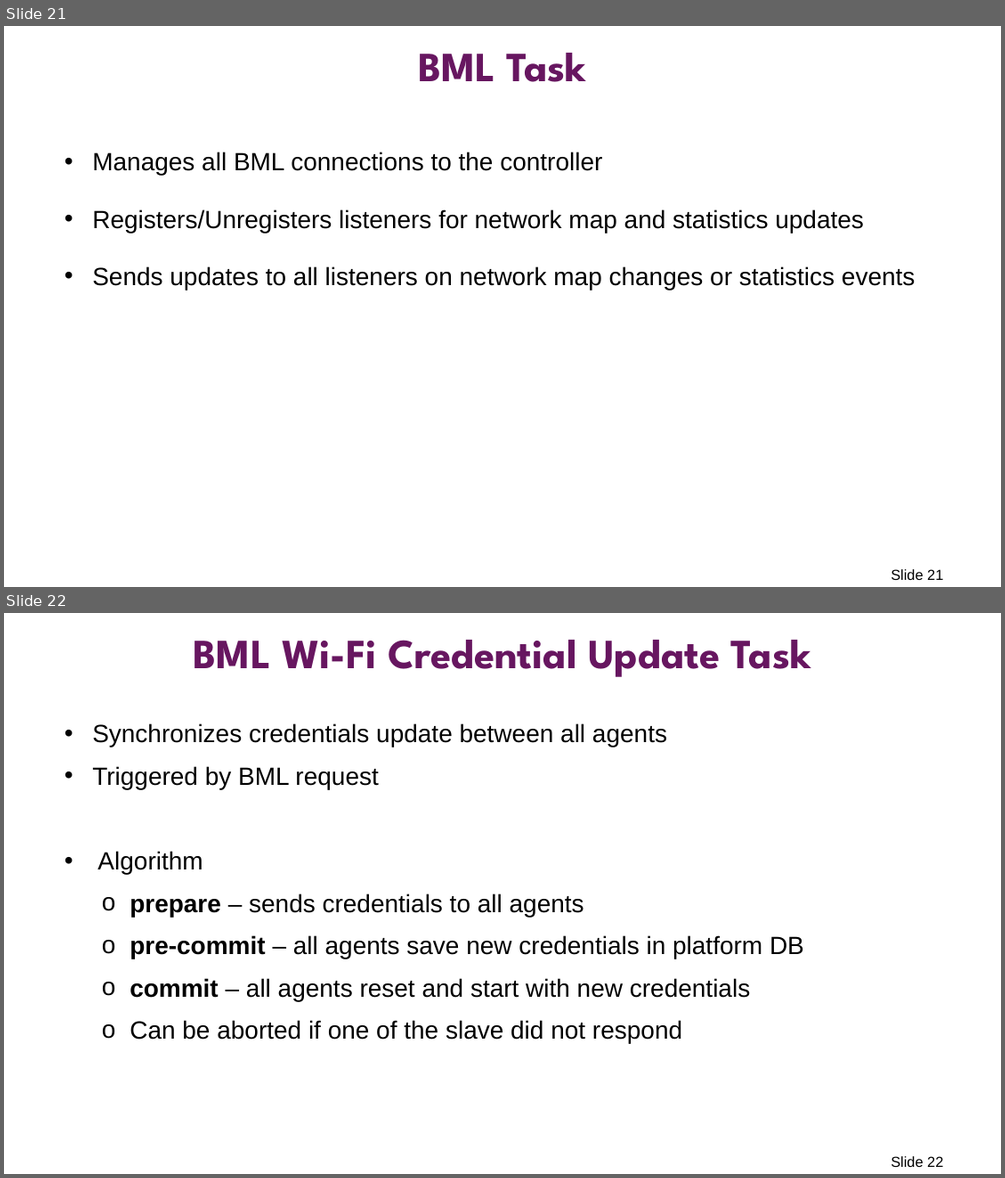
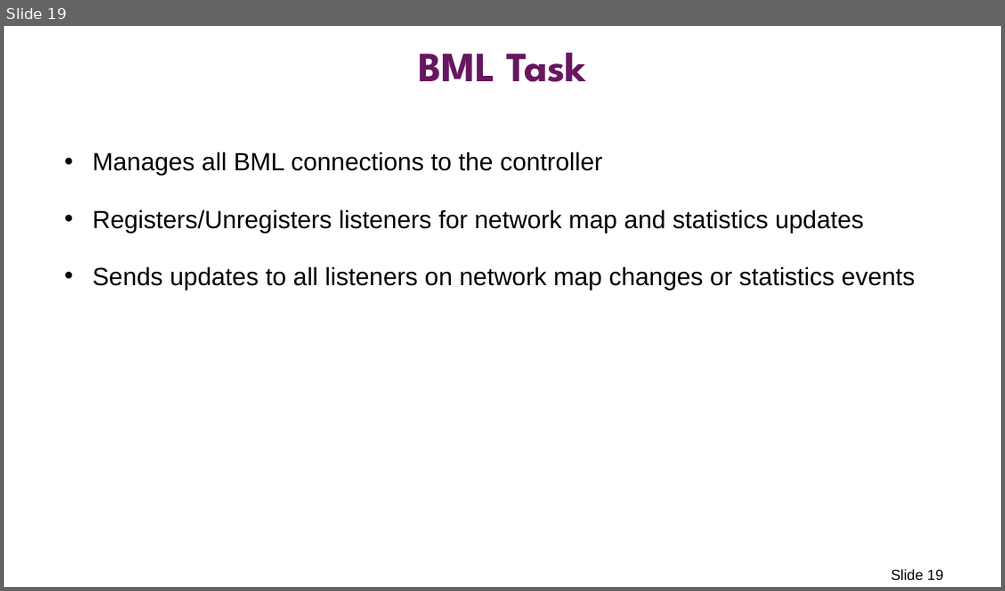
Before and after one commit to prplfoundation/prplMesh, a slide deck: documentation/prplMesh-infra-controller.pptx. Shown one above the other, each under a label of ours: slides 21 and 22 before the commit, slide 19 after it. The pictures are 1005x1178 and 1005x591 pixels, drawn with LibreOffice and Linux fonts; fonts in the diff are those of the drawing. Boxes give left, top, right and bottom in pixels: in the first picture for what was removed or moved away, otherwise in the second. Text is boxed around its words. In the diff, an @@ line names an element or a change of style, - is before the commit and + after.

```diff
--- a/documentation/prplMesh-infra-controller.pptx
+++ b/documentation/prplMesh-infra-controller.pptx
@@ slide 22 removed at box(4, 613, 1001, 1174), background #FFFFFF @@
@@ title removed at box(194, 640, 811, 677) @@
-BML Wi-Fi Credential Update Task
@@ text removed at box(92, 723, 804, 1044) @@
-• Synchronizes credentials update between all agents
-• Triggered by BML request
-• Algorithm
-  o prepare – sends credentials to all agents
-  o pre-commit – all agents save new credentials in platform DB
-  o commit – all agents reset and start with new credentials
-  o Can be aborted if one of the slave did not respond
@@ page number removed at box(890, 1156, 943, 1167) @@
-Slide 22
@@ what was slide 21 is now slide 19 @@
@@ page number at box(890, 569, 943, 580): text changed @@
-Slide 21
+Slide 19
```
Also in this commit, not shown: 6 slides changed, 1 slide added, 1 other slide removed.
